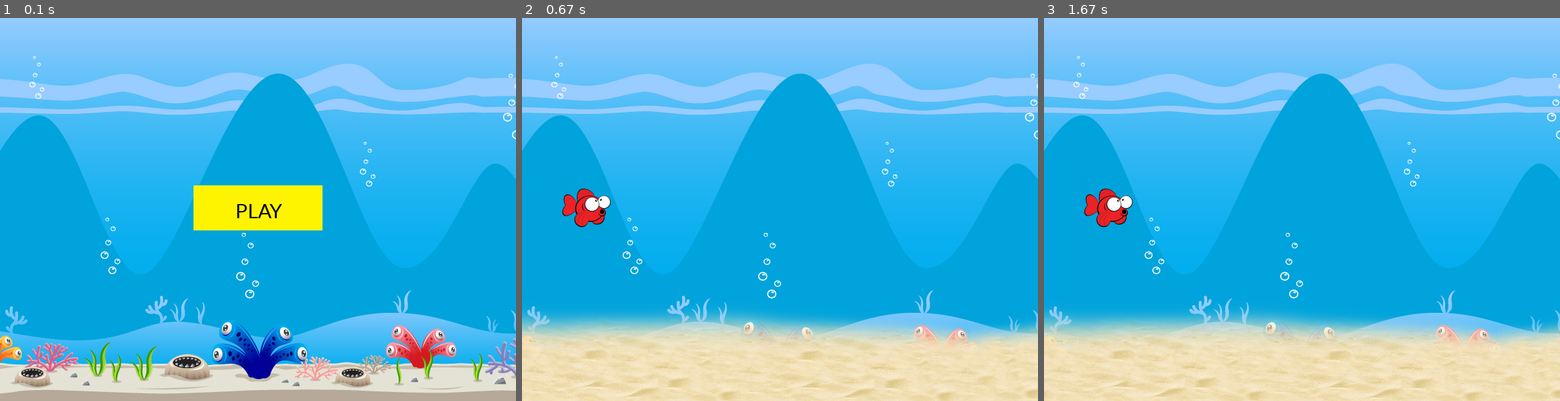
Above: before the commit, frames 1-3 (left to right).
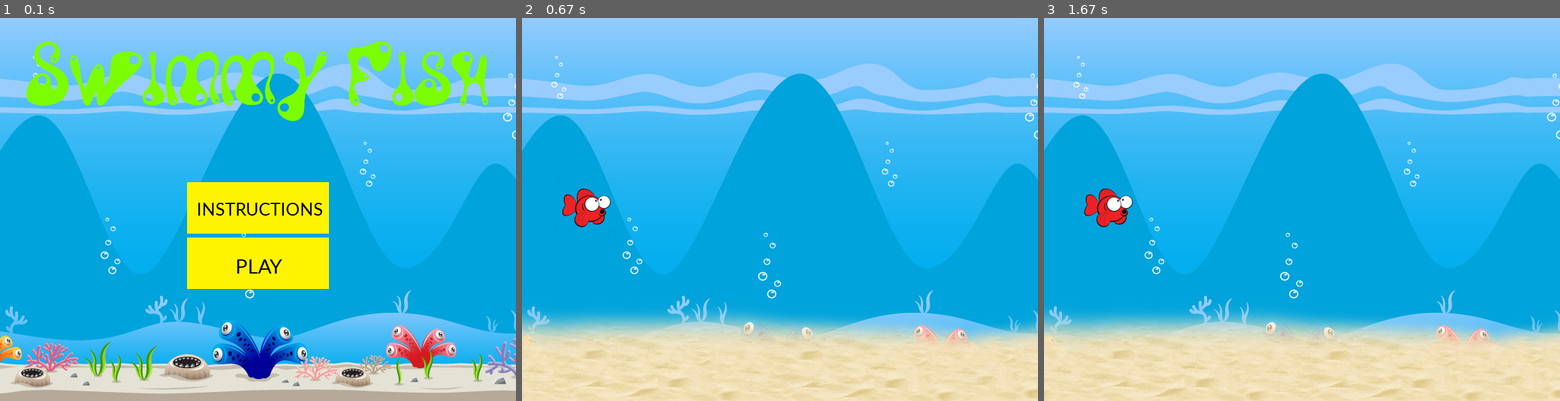
Above: after the commit, the same moments.

Repository: okandiah/Project
Game: pygame game, started from FlappyFish.py
The game is run twice, just before and just after one commit, with the same random seed, the same clock (stepped at 60 frames per second) and the same inputs.
Inputs (mouse positions are in pixels of both pictures, inside the frame that each line leads up to):
- Up to frame 1 (0.1 s): no input
- Up to frame 2 (0.67 s): click (780, 209) at 0.38 s
- Up to frame 3 (1.67 s): no input

The runs differ from the first frame. In frame 1, 11% of the frame differs, in the area x 5-95%, y 6-71%; in frame 2, nothing differs; in frame 3, nothing differs.

Commit message:
bettermainscreen

Diff:
--- a/FlappyFish.py
+++ b/FlappyFish.py
@@ -76,8 +76,11 @@
 
 
 def main_screen():
-    # white color
+    # Black color
     color = (0, 0, 0)
+
+    #title color
+    title_colour = (124, 252, 0)
 
     # light shade of the button
     color_light = (255, 215, 0)
@@ -87,10 +90,18 @@
 
     # defining a font
     smallfont = pygame.font.SysFont('Corbel', 35)
+    instructionfont = pygame.font.SysFont('Corbel', 30)
+    #titlefont
 
     # rendering a text written in
     # this font
     text = smallfont.render('PLAY', True, color)
+
+    itext = instructionfont.render('INSTRUCTIONS', True, color)
+
+    titlefont = pygame.font.Font('waterpark.ttf', 120)
+    title = titlefont.render("Swimmy Fish", True, title_colour)
+    screen.blit(title, (40,40))
 
     while True:
 
@@ -121,31 +132,43 @@
         # fills the screen with a color
         # screen.fill((60, 25, 60))
 
-        # Calculate the position of the button based on screen width and height
-        button_width = 200
-        button_height = 70
+        # Calculate the position of the instructions button based on screen width and height
+        ibutton_width = 220
+        ibutton_height = 80
+        ibutton_x = (width - ibutton_width) // 2
+        ibutton_y = (height - ibutton_height) // 2
+
+        # Calculate the position of the play button based on screen width and height
+        button_width = 220
+        button_height = 80
         button_x = (width - button_width) // 2
-        button_y = (height - button_height) // 2
+        button_y = (height - button_height) // 1.5
 
         # stores the (x, y) coordinates into
         # the variable as a tuple
         mouse = pygame.mouse.get_pos()
 
-        # if mouse is hovered on a button it
+        # if mouse is hovered on play button
         # changes to a lighter shade
         if button_x <= mouse[0] <= button_x + button_width and button_y <= mouse[1] <= button_y + button_height:
             pygame.draw.rect(screen, color_light, [button_x, button_y, button_width, button_height])
         else:
             pygame.draw.rect(screen, color_dark, [button_x, button_y, button_width, button_height])
 
+        # if mouse is hovered on instructions button
+        if ibutton_x <= mouse[0] <= ibutton_x + ibutton_width and ibutton_y <= mouse[1] <= ibutton_y + ibutton_height:
+            pygame.draw.rect(screen, color_light, [ibutton_x, ibutton_y, ibutton_width, ibutton_height])
+        else:
+            pygame.draw.rect(screen, color_dark, [ibutton_x, ibutton_y, ibutton_width, ibutton_height])
+
         # superimposing the text onto our button
-        screen.blit(text, (button_x + 65, button_y + 20))
+        screen.blit(text, (button_x + 75, button_y + 25))
+
+        screen.blit(itext, (ibutton_x + 15, ibutton_y + 25))
 
         # updates the frames of the game
         pygame.display.update()
 
-
-main_screen()
 
 # Call main_screen() to start the game
 main_screen()
Binary file added: waterpark.ttf
